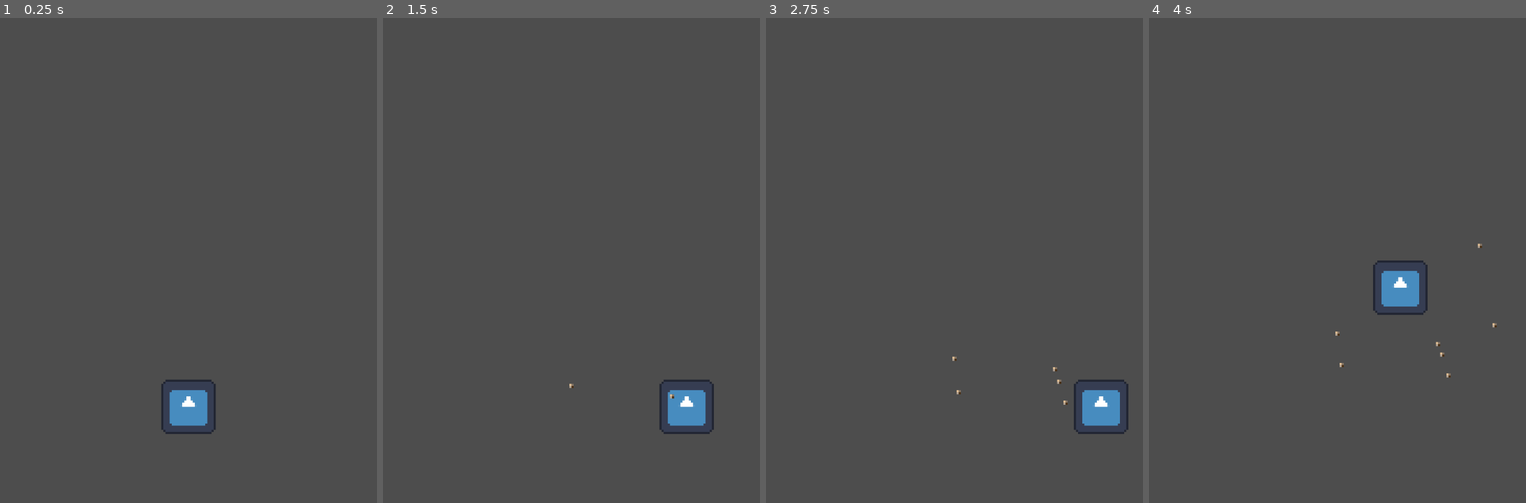
Above: before the commit, frames 1-4 (left to right).
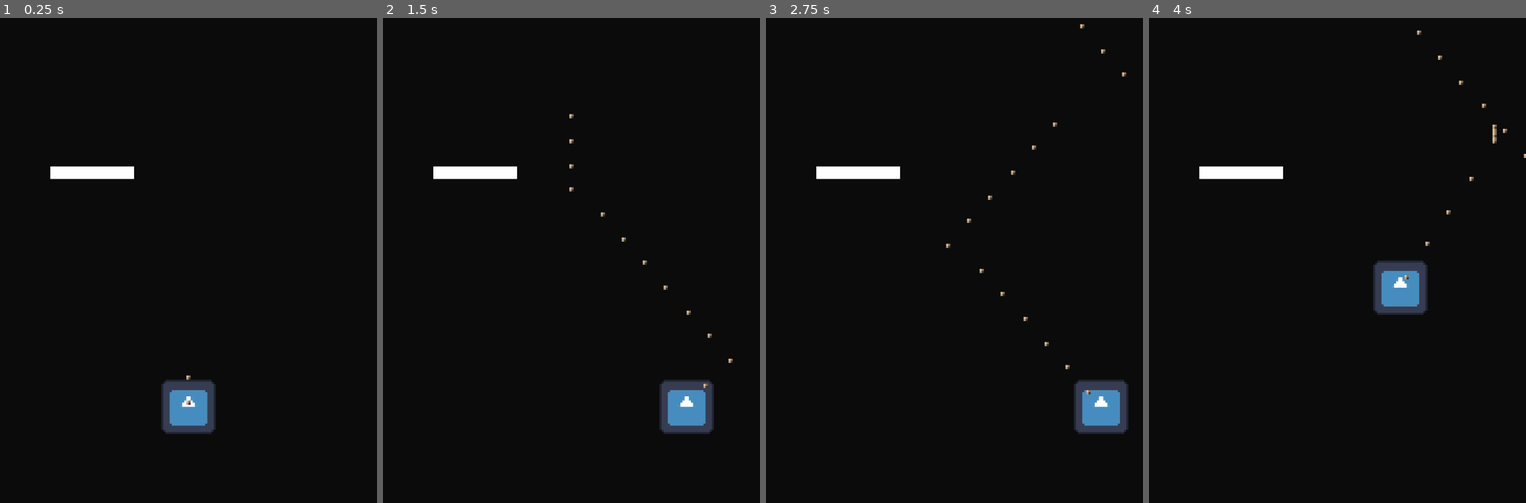
Above: after the commit, the same moments.

Repository: PwnNubs/space-shooter
Game: Godot game, scene res://scenes/levels/level_renderer.tscn
Two runs of this game, one before a commit and one after it. Both use one fixed random seed, a clock stepped at 60 frames per second and the inputs below. The engine's default icon, where the game draws it, is replaced by a stand-in: a white triangle on a blue panel in a dark square.
Inputs:
- Up to frame 1 (0.25 s): no input
- Up to frame 2 (1.5 s): tap Enter at 0.5 s; hold D (move_right) 0.53-1.28 s; hold A (move_left) from 1.28 s (still down)
- Up to frame 3 (2.75 s): release A (move_left) at 2.03 s; hold D (move_right) from 2.03 s (still down)
- Up to frame 4 (4 s): release D (move_right) at 2.78 s; hold W (move_up) 2.78-3.53 s; hold A (move_left) from 3.53 s (still down)

The runs differ from the first frame. In frame 1, 98% of the frame differs, in the area x 0-100%, y 0-100%; in frame 2, 98%; in frame 3, 98%; in frame 4, 98%.

Commit message:
Added partial ship momentum to bullets

Diff:
--- a/scenes/characters/player.gd
+++ b/scenes/characters/player.gd
@@ -4,6 +4,7 @@
 var speed := 100.0 # player's speed
 var min_y := 0.20
 var max_y := 0.80
+var velocity : Vector2
 
 @onready var screen_size := get_viewport_rect().size
 @onready var player_size: Vector2 = $Area2D/Sprite2D.get_rect().size * $Area2D/Sprite2D.global_scale
@@ -11,7 +12,7 @@
 #@onready var bullet := load("res://scenes/projectiles/simple_bullet.tscn")
 @export var bullet : PackedScene
 
-var shoot_cooldown := 0.5
+var shoot_cooldown := 0.1
 var cooldown := shoot_cooldown
 
 func _ready():
@@ -23,8 +24,11 @@
 	add_child(dopple)
 
 func _process(delta):
+
+	process_movement(delta)
+
+	# shooting
 	cooldown -= delta
-	process_movement(delta)
 	if cooldown <= 0.0:
 		cooldown = shoot_cooldown
 		var instance = bullet.instantiate()
@@ -32,11 +36,10 @@
 		instance.position = position
 		instance.rotation = rotation # + (PI / 2)
 		instance.scale = Vector2(1.0, 1.0)
-		instance.velocity = Vector2(cos(rotation - (PI / 2)), sin(rotation - (PI / 2)))
+		instance.velocity = (Vector2(cos(rotation - (PI / 2)), sin(rotation - (PI / 2))) * instance.speed) + (velocity / 8.0)
 
 func process_movement(delta):
-	var velocity := Vector2.ZERO
-
+	velocity = Vector2.ZERO
 	# Get Input
 	var input_velocity := Vector2.ZERO
 	if Input.is_action_pressed("move_right"):
@@ -52,9 +55,9 @@
 	# Push player back towards bottom of screen
 	if input_velocity.y >= 0 && position.y / screen_size.y < max_y:
 		velocity.y += world_speed
-
+	velocity = (input_velocity * speed) + velocity
 	# Actually move player
-	position += ((input_velocity * speed) + velocity) * delta
+	position += velocity * delta
 	position.y = clamp(position.y, min_y * screen_size.y, max_y * screen_size.y)
 
 	# wrapping
--- /dev/null
+++ b/scenes/levels/area_2d.gd
@@ -0,0 +1,7 @@
+extends Area2D
+
+
+
+func _on_area_entered(area: Area2D) -> void:
+	if area.is_in_group("bullet"):
+		area.queue_free()
--- a/scenes/levels/test_level.tscn
+++ b/scenes/levels/test_level.tscn
@@ -1,7 +1,38 @@
-[gd_scene load_steps=2 format=3 uid="uid://g3kdjfvp2obx"]
+[gd_scene load_steps=4 format=3 uid="uid://g3kdjfvp2obx"]
 
 [ext_resource type="PackedScene" uid="uid://uub7hjanhibl" path="res://scenes/characters/player.tscn" id="1_jbqir"]
+[ext_resource type="Script" uid="uid://b7tmowl2pk1we" path="res://scenes/levels/area_2d.gd" id="2_yautc"]
+
+[sub_resource type="RectangleShape2D" id="RectangleShape2D_jbqir"]
+size = Vector2(40, 6)
 
 [node name="TestLevel" type="Node2D"]
 
+[node name="ColorRect" type="ColorRect" parent="."]
+offset_right = 180.0
+offset_bottom = 232.0
+color = Color(0.0423054, 0.0423054, 0.0497857, 1)
+
 [node name="Player" parent="." instance=ExtResource("1_jbqir")]
+
+[node name="Area2D" type="Area2D" parent="."]
+position = Vector2(44, 74)
+script = ExtResource("2_yautc")
+
+[node name="ColorRect" type="ColorRect" parent="Area2D"]
+anchors_preset = 8
+anchor_left = 0.5
+anchor_top = 0.5
+anchor_right = 0.5
+anchor_bottom = 0.5
+offset_left = -20.0
+offset_top = -3.0
+offset_right = 20.0
+offset_bottom = 3.0
+grow_horizontal = 2
+grow_vertical = 2
+
+[node name="CollisionShape2D" type="CollisionShape2D" parent="Area2D"]
+shape = SubResource("RectangleShape2D_jbqir")
+
+[connection signal="area_entered" from="Area2D" to="Area2D" method="_on_area_entered"]
--- a/scenes/projectiles/simple_bullet.gd
+++ b/scenes/projectiles/simple_bullet.gd
@@ -1,10 +1,11 @@
 extends Area2D
 
 var velocity := Vector2.ZERO
-var speed := 10.0
+var speed := 100.0
+var lifetime := 240.0 / speed
 
 func _process(delta):
-	position += velocity * speed * delta
-
-func _on_area_entered(area: Area2D) -> void:
-	pass #print(area)
+	position += velocity * delta
+	lifetime -= delta
+	if lifetime <= 0.0:
+		queue_free()
--- a/scenes/projectiles/simple_bullet.tscn
+++ b/scenes/projectiles/simple_bullet.tscn
@@ -6,7 +6,8 @@
 [sub_resource type="RectangleShape2D" id="RectangleShape2D_78jog"]
 size = Vector2(2.5, 3)
 
-[node name="Bullet" type="Area2D"]
+[node name="Bullet" type="Area2D" groups=["bullet"]]
+monitoring = false
 script = ExtResource("1_w71u1")
 
 [node name="Sprite2D" type="Sprite2D" parent="."]
@@ -17,5 +18,3 @@
 [node name="CollisionShape2D" type="CollisionShape2D" parent="."]
 visible = false
 shape = SubResource("RectangleShape2D_78jog")
-
-[connection signal="area_entered" from="." to="." method="_on_area_entered"]
Not shown, added: scenes/levels/area_2d.gd.uid
